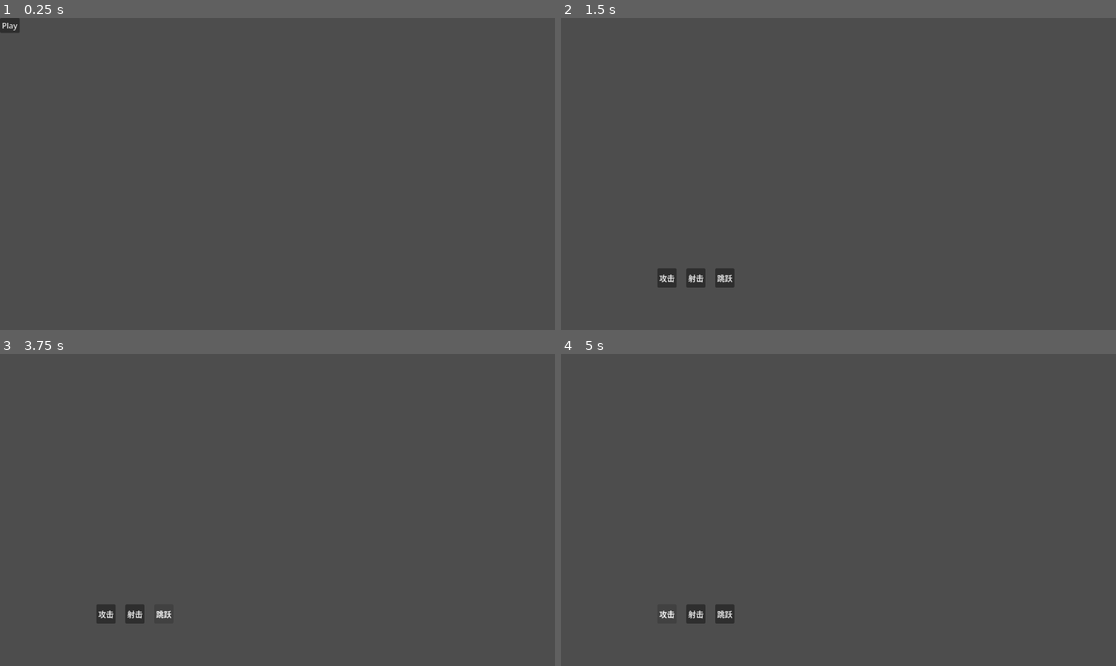
Above: before the commit, frames 1-4 (two rows, left to right).
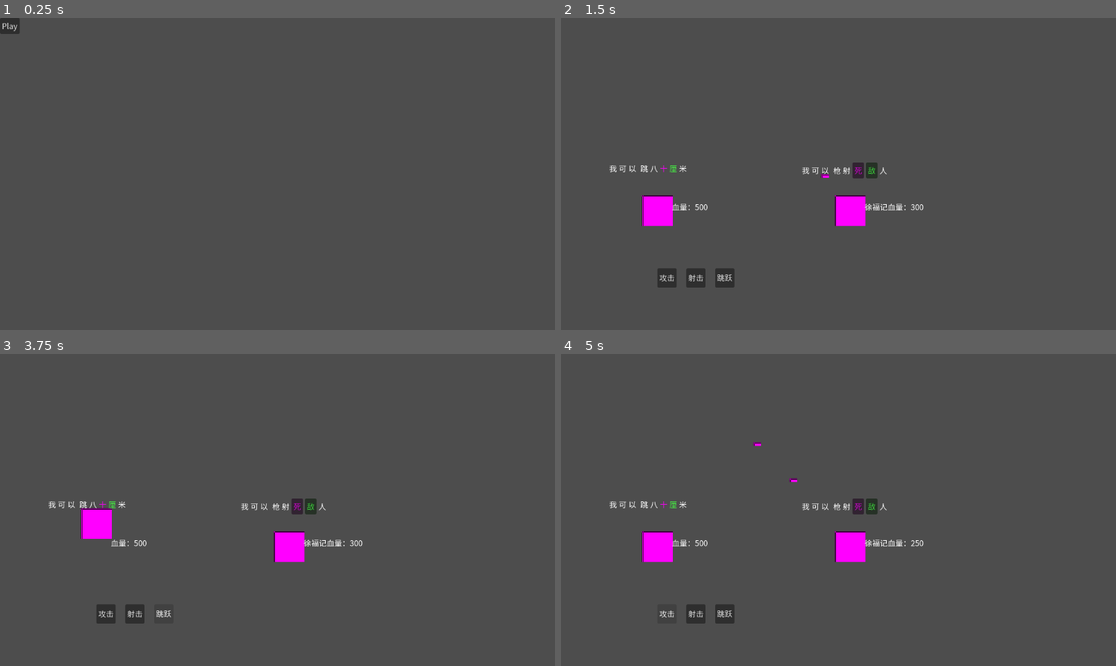
Above: after the commit, the same moments.

Repository: wangcocoo00/ziciyici
Game: Godot game, scene res://scenes/main_menu.tscn
Two runs of this game, one before a commit and one after it. Both use one fixed random seed, a clock stepped at 60 frames per second and the inputs below.
Inputs (mouse positions are in pixels of both pictures, inside the frame that each line leads up to):
- Up to frame 1 (0.25 s): no input
- Up to frame 2 (1.5 s): click "Play" at 0.5 s; click (838, 170) at 1.25 s, where only the run after the commit has a clickable "一"
- Up to frame 3 (3.75 s): click (299, 506) at 2 s, where only the run after the commit has a clickable "死"; click (310, 506) at 2.75 s, where only the run after the commit has a clickable "敌"; click "跳跃" at 3.5 s
- Up to frame 4 (5 s): click "攻击" at 4.25 s

The runs differ from the first frame. In frame 1, less than 0.1% of the frame differs, in the area x 0-4%, y 1-6%; in frame 2, 1.9%; in frame 3, 1.8%; in frame 4, 1.9%, in the area x 8-66%, y 28-85%.

Commit message:
第二次提交

Diff:
--- a/ziciyici/project.godot
+++ b/ziciyici/project.godot
@@ -15,6 +15,10 @@
 config/features=PackedStringArray("4.6", "Forward Plus")
 config/icon="res://icon.svg"
 
+[gui]
+
+theme/custom_font="uid://biffnd0pv2bcc"
+
 [physics]
 
 3d/physics_engine="Jolt Physics"
--- /dev/null
+++ b/ziciyici/resources/chinese_font.tres
@@ -0,0 +1,17 @@
+[gd_resource type="FontFile" format=3 uid="uid://d4nxdvbyle8ak"]
+
+[resource]
+cache/0/variation_coordinates = {}
+cache/0/face_index = 0
+cache/0/embolden = 0.0
+cache/0/transform = Transform2D(1, 0, 0, 1, 0, 0)
+cache/0/spacing_top = 0
+cache/0/spacing_bottom = 0
+cache/0/spacing_space = 0
+cache/0/spacing_glyph = 0
+cache/0/baseline_offset = 0.0
+cache/0/16/0/ascent = 0.0
+cache/0/16/0/descent = 0.0
+cache/0/16/0/underline_position = 0.0
+cache/0/16/0/underline_thickness = 0.0
+cache/0/16/0/scale = 1.0
--- a/ziciyici/resources/enemy_sentence.tres
+++ b/ziciyici/resources/enemy_sentence.tres
@@ -31,6 +31,7 @@
 [sub_resource type="Resource" id="Resource_vxi1l"]
 script = ExtResource("2_51vn6")
 text = "枪"
+can_be_shot = false
 metadata/_custom_type_script = "uid://wpq0rh32h21a"
 
 [sub_resource type="Resource" id="Resource_7chh1"]
--- a/ziciyici/resources/player_sentence.tres
+++ b/ziciyici/resources/player_sentence.tres
@@ -70,10 +70,16 @@
 [sub_resource type="Resource" id="Resource_abddk"]
 script = ExtResource("3_s5nnt")
 type = 2
-attribute = "can_hurt_shooter"
+tag = "ricochet"
 metadata/_custom_type_script = "uid://bb4wrhnr086ep"
 
 [sub_resource type="Resource" id="Resource_yeo5j"]
+script = ExtResource("3_s5nnt")
+type = 2
+tag = "can_hurt_shooter"
+metadata/_custom_type_script = "uid://bb4wrhnr086ep"
+
+[sub_resource type="Resource" id="Resource_mkgk4"]
 script = ExtResource("3_s5nnt")
 target = 1
 attribute = "jump_height"
@@ -84,7 +90,7 @@
 script = ExtResource("2_s5nnt")
 text = "厘"
 highlight_color = Color(0.27450982, 1, 0.26666668, 0.9098039)
-shot_effects = Array[ExtResource("3_s5nnt")]([SubResource("Resource_abddk"), SubResource("Resource_yeo5j")])
+shot_effects = Array[ExtResource("3_s5nnt")]([SubResource("Resource_abddk"), SubResource("Resource_yeo5j"), SubResource("Resource_mkgk4")])
 metadata/_custom_type_script = "uid://wpq0rh32h21a"
 
 [sub_resource type="Resource" id="Resource_7u8fy"]
--- a/ziciyici/scenes/Bullet.tscn
+++ b/ziciyici/scenes/Bullet.tscn
@@ -3,6 +3,9 @@
 [ext_resource type="Script" uid="uid://dp3q3hfm62nf3" path="res://scripts/bullet.gd" id="1_hf8mt"]
 
 [sub_resource type="RectangleShape2D" id="RectangleShape2D_p1sfj"]
+size = Vector2(16, 8)
+
+[sub_resource type="PlaceholderTexture2D" id="PlaceholderTexture2D_hf8mt"]
 size = Vector2(16, 8)
 
 [node name="Bullet" type="Area2D" unique_id=1798329]
@@ -12,3 +15,9 @@
 shape = SubResource("RectangleShape2D_p1sfj")
 
 [node name="Sprite2D" type="Sprite2D" parent="." unique_id=1841447857]
+
+[node name="Sprite2D2" type="Sprite2D" parent="." unique_id=1166302563]
+texture = SubResource("PlaceholderTexture2D_hf8mt")
+
+[connection signal="area_entered" from="." to="." method="_on_area_entered"]
+[connection signal="body_entered" from="." to="." method="_on_body_entered"]
--- a/ziciyici/scenes/battle_xufuji.tscn
+++ b/ziciyici/scenes/battle_xufuji.tscn
@@ -7,6 +7,13 @@
 [ext_resource type="Resource" uid="uid://dvgpadkf3ql8l" path="res://resources/player.tres" id="3_l1kui"]
 [ext_resource type="Resource" uid="uid://duhkqf7do7285" path="res://resources/taunts.tres" id="4_p6tk1"]
 [ext_resource type="PackedScene" uid="uid://dc1wlhupgmgcg" path="res://scenes/Bullet.tscn" id="5_vu1hv"]
+[ext_resource type="FontFile" uid="uid://biffnd0pv2bcc" path="res://resources/NotoSansSC-Regular.ttf" id="8_l1kui"]
+
+[sub_resource type="PlaceholderTexture2D" id="PlaceholderTexture2D_l1kui"]
+size = Vector2(64, 64)
+
+[sub_resource type="PlaceholderTexture2D" id="PlaceholderTexture2D_p6tk1"]
+size = Vector2(64, 64)
 
 [node name="Battle" type="Node2D" unique_id=689843110]
 script = ExtResource("1_uytx1")
@@ -16,25 +23,35 @@
 bullet_scene = ExtResource("5_vu1hv")
 
 [node name="PlayerSprite" type="Sprite2D" parent="." unique_id=2004262358]
+position = Vector2(200, 400)
+texture = SubResource("PlaceholderTexture2D_l1kui")
 
 [node name="EnemySprite" type="Sprite2D" parent="." unique_id=1564758301]
+position = Vector2(600, 400)
+texture = SubResource("PlaceholderTexture2D_p6tk1")
 
 [node name="SentenceUI" type="Control" parent="." unique_id=1557530583]
 layout_mode = 3
-anchors_preset = 0
-offset_right = 40.0
-offset_bottom = 40.0
+anchors_preset = 15
+anchor_right = 1.0
+anchor_bottom = 1.0
+grow_horizontal = 2
+grow_vertical = 2
 script = ExtResource("2_rd5u4")
 
 [node name="EnemySentenceContainer" type="HBoxContainer" parent="SentenceUI" unique_id=1862869488]
 layout_mode = 0
-offset_right = 40.0
-offset_bottom = 40.0
+offset_left = 500.0
+offset_top = 300.0
+offset_right = 500.0
+offset_bottom = 300.0
 
 [node name="PlayerSentenceContainer" type="HBoxContainer" parent="SentenceUI" unique_id=886792692]
 layout_mode = 0
-offset_right = 40.0
-offset_bottom = 40.0
+offset_left = 100.0
+offset_top = 300.0
+offset_right = 100.0
+offset_bottom = 300.0
 
 [node name="FoxPopup" type="CanvasLayer" parent="." unique_id=852023058]
 script = ExtResource("3_28cxp")
@@ -63,17 +80,64 @@
 
 [node name="AttackBtn" type="Button" parent="ActionButtons/HBoxContainer" unique_id=1558428434]
 layout_mode = 2
+theme_override_fonts/font = ExtResource("8_l1kui")
 text = "攻击"
 
 [node name="ShootBtn" type="Button" parent="ActionButtons/HBoxContainer" unique_id=749983760]
 layout_mode = 2
+theme_override_fonts/font = ExtResource("8_l1kui")
 text = "射击"
 
 [node name="JumpBtn" type="Button" parent="ActionButtons/HBoxContainer" unique_id=1282695462]
 layout_mode = 2
+theme_override_fonts/font = ExtResource("8_l1kui")
 text = "跳跃"
+
+[node name="GameOverUI" type="CanvasLayer" parent="." unique_id=1873818336]
+visible = false
+
+[node name="ResultLabel" type="Label" parent="GameOverUI" unique_id=975836803]
+anchors_preset = 8
+anchor_left = 0.5
+anchor_top = 0.5
+anchor_right = 0.5
+anchor_bottom = 0.5
+offset_left = -20.0
+offset_top = -12.5
+offset_right = 20.0
+offset_bottom = 12.5
+grow_horizontal = 2
+grow_vertical = 2
+theme_override_fonts/font = ExtResource("8_l1kui")
+theme_override_font_sizes/font_size = 48
+text = "GameOver"
+
+[node name="RestartBtn" type="Button" parent="GameOverUI" unique_id=1746486183]
+offset_left = 350.0
+offset_top = 300.0
+offset_right = 422.0
+offset_bottom = 333.0
+text = "重新挑战"
+
+[node name="PlayerHPLabel" type="Label" parent="." unique_id=61279231]
+offset_left = 230.0
+offset_top = 380.0
+offset_right = 270.0
+offset_bottom = 405.0
+theme_override_fonts/font = ExtResource("8_l1kui")
+theme_override_font_sizes/font_size = 16
+
+[node name="EnemyHPLabel" type="Label" parent="." unique_id=685025840]
+offset_left = 630.0
+offset_top = 380.0
+offset_right = 670.0
+offset_bottom = 416.0
+theme_override_fonts/font = ExtResource("8_l1kui")
+theme_override_font_sizes/font_size = 16
 
 [connection signal="fox_taunt" from="." to="FoxPopup" method="_on_battle_fox_taunt"]
 [connection signal="sentence_updated" from="." to="SentenceUI" method="_on_battle_sentence_updated"]
+[connection signal="pressed" from="ActionButtons/HBoxContainer/AttackBtn" to="." method="_on_attack_pressed"]
 [connection signal="pressed" from="ActionButtons/HBoxContainer/ShootBtn" to="." method="_on_shoot_pressed"]
 [connection signal="pressed" from="ActionButtons/HBoxContainer/JumpBtn" to="." method="_on_jump_pressed"]
+[connection signal="pressed" from="GameOverUI/RestartBtn" to="." method="_on_restart_pressed"]
--- a/ziciyici/scripts/battle_manager.gd
+++ b/ziciyici/scripts/battle_manager.gd
@@ -7,6 +7,8 @@
 
 extends Node2D
 class_name BattleManager
+@onready var player_hp_label: Label = $PlayerHPLabel
+@onready var enemy_hp_label: Label = $EnemyHPLabel
 
 # ---------------------------------------------------------------------------
 # 导出资源（在 Godot 编辑器中拖入）
@@ -129,6 +131,14 @@
 	for word: WordData in player_config.sentence.words:
 		player_words.append(word.duplicate())
 
+	sentence_updated.emit()
+	update_hp_display()
+
+func update_hp_display() -> void:
+	if player_hp_label:
+		player_hp_label.text = "血量：" + str(player_hp)
+	if enemy_hp_label:
+		enemy_hp_label.text = "徐福记血量：" + str(enemy_hp)
 
 # ===========================================================================
 # 玩家行动
@@ -196,7 +206,9 @@
 		return
 
 	enemy_hp -= player_attack_power
+	update_hp_display()
 	check_victory()
+
 
 	if current_state != State.GAME_OVER:
 		change_state(State.ENEMY_TURN)
@@ -204,6 +216,7 @@
 
 ## 玩家跳跃
 ## 跳跃动画完成后自动切换到敌人回合
+
 func player_jump() -> void:
 	if current_state != State.PLAYER_TURN or is_jumping:
 		return
@@ -211,15 +224,14 @@
 	is_jumping = true
 	player_jump_started.emit(player_jump_height)
 
-	# 获取玩家精灵节点（假设在场景中路径为 ../PlayerSprite）
-	var player_node: Node2D = get_node("../PlayerSprite") as Node2D
+	var player_node: Sprite2D = $PlayerSprite
 	if not player_node:
+		print("错误：找不到 PlayerSprite 节点！")
 		is_jumping = false
 		return
 
 	var start_y: float = player_node.position.y
 
-	# 创建跳跃动画 Tween
 	_tween = create_tween()
 	_tween.set_trans(Tween.TRANS_QUAD)
 	_tween.set_ease(Tween.EASE_OUT)
@@ -229,9 +241,7 @@
 	# 下落
 	_tween.tween_property(player_node, "position:y", start_y, 0.5)
 
-	# 动画完成后恢复状态并切换回合
 	_tween.finished.connect(_on_jump_finished)
-
 
 ## 跳跃完成回调
 func _on_jump_finished() -> void:
@@ -250,8 +260,10 @@
 func _on_enemy_turn() -> void:
 	# 实例化子弹
 	var bullet: Bullet = bullet_scene.instantiate() as Bullet
-	if not bullet:
-		return
+	bullet.position = $EnemySprite.position  # 从敌人位置发射
+	# 如果子弹方向是斜上方，稍微调整发射点
+	if current_shoot_direction.y < 0:
+		bullet.position.y -= 20
 
 	# 设置子弹属性
 	bullet.damage = enemy_damage
@@ -280,12 +292,15 @@
 
 ## 检查双方生命值，判定胜负
 func check_victory() -> void:
+	update_hp_display()
 	if enemy_hp <= 0:
 		current_state = State.GAME_OVER
 		battle_ended.emit(true)
+		_show_game_over(true)
 	elif player_hp <= 0:
 		current_state = State.GAME_OVER
 		battle_ended.emit(false)
+		_show_game_over(false)
 
 
 # ===========================================================================
@@ -306,13 +321,17 @@
 # ===========================================================================
 
 ## 节点退出场景树时清理 Tween，防止内存泄漏
-func _exit_tree() -> void:
-	if _tween and _tween.is_valid():
-		_tween.kill()
-		_tween = null
-
-func _on_attack_pressed() -> void:
-	player_attack()
+func _show_game_over(victory: bool) -> void:
+	var ui = $GameOverUI
+	if not ui:
+		return
+	ui.visible = true
+	var label = ui.get_node("ResultLabel") as Label
+	if label:
+		label.text = "胜利！" if victory else "失败..."
+
+func _on_restart_pressed() -> void:
+	get_tree().reload_current_scene()
 
 
 
@@ -322,3 +341,8 @@
 
 func _on_shoot_pressed() -> void:
 	print("请点击敌人头顶的有色字进行射击")
+
+
+func _on_attack_pressed() -> void:
+	print("攻击按钮被点击了")
+	player_attack()# Replace with function body.
--- a/ziciyici/scripts/bullet.gd
+++ b/ziciyici/scripts/bullet.gd
@@ -1,96 +1,83 @@
-# ============================================
-# 文件: bullet.gd
-# 功能: 子弹逻辑，包含飞行、边界反弹/销毁、碰撞伤害
-# 依赖: 玩家节点需在 "player" group，敌人节点需在 "enemy" group
-# 信号: bullet_finished() - 子弹销毁时发出
-# ============================================
+class_name Bullet
+extends Area2D
 
-extends Area2D
-class_name Bullet
-
-## 子弹飞行速度（像素/秒）
+# ==================== 属性 ====================
 @export var speed: float = 400.0
-
-## 子弹飞行方向（归一化向量）
 @export var direction: Vector2 = Vector2.LEFT
-
-## 子弹伤害值
 @export var damage: int = 99999
-
-## 是否可伤害发射者自身（反弹后设为 true）
 @export var can_hurt_shooter: bool = false
-
-## 是否具有弹射能力（击中边界后反弹）
 @export var is_ricochet: bool = false
 
-## 子弹销毁时发出，通知管理器回收
+# 屏幕宽度边界（左墙为反弹镜，右墙子弹消失）
+const LEFT_WALL_X: float = 0.0
+var screen_width: float = 1024.0  # 默认，会在 _ready 中获取实际值
+
+# ==================== 信号 ====================
 signal bullet_finished()
 
+# ==================== 初始化 ====================
+func _ready() -> void:
+	# 获取实际视口宽度
+	var viewport_rect = get_viewport().get_visible_rect()
+	screen_width = viewport_rect.size.x
+	# 设置初始位置（从敌人位置发射，脚本外部设置 position）
 
-func _ready() -> void:
-	# 连接 area_entered 信号检测碰撞
-	area_entered.connect(_on_area_entered)
+# ==================== 物理更新 ====================
+func _physics_process(delta: float) -> void:
+	position += direction * speed * delta
 
+	# 左边界反弹或销毁
+	if position.x <= LEFT_WALL_X:
+		if is_ricochet and not can_hurt_shooter:
+			direction.x *= -1
+			can_hurt_shooter = true
+			# 反弹后稍微进入安全区域防止再次触发
+			position.x = LEFT_WALL_X + 1
+		else:
+			queue_free()
+			bullet_finished.emit()
+			return
 
-func _physics_process(delta: float) -> void:
-	# 安全校验：节点不在场景树中时不处理
+	# 右边界销毁
+	if position.x >= screen_width:
+		queue_free()
+		bullet_finished.emit()
+		return
+
+# ==================== 碰撞检测 ====================
+func _on_area_entered(area: Area2D) -> void:
+	# 这个方法在子弹的 Area2D 与其他 Area2D 重叠时调用
+	# 我们需要判断碰撞对象是玩家还是敌人，并造成伤害
+	_check_hit(area)
+
+func _on_body_entered(body: Node2D) -> void:
+	# 如果子弹的碰撞层设置为与身体碰撞，这里会触发
+	_check_hit(body)
+
+func _check_hit(node: Node) -> void:
 	if not is_inside_tree():
 		return
 
-	# 更新子弹位置
-	position += direction * speed * delta
-
-	# 获取屏幕宽度用于边界检测
-	var screen_width: float = ProjectSettings.get_setting("display/window/size/viewport_width", 1152)
-
-	# 左边界检测
-	if position.x <= 0:
-		if is_ricochet and not can_hurt_shooter:
-			# 弹射：反转水平方向，标记可伤害发射者
-			direction.x *= -1
-			can_hurt_shooter = true
-			return
-		else:
-			# 非弹射或已反弹过一次：销毁
-			_destroy()
-			return
-
-	# 右边界检测
-	if position.x >= screen_width:
-		_destroy()
+	# 获取 BattleManager
+	var battle: BattleManager = get_parent() as BattleManager
+	if not battle:
+		queue_free()
+		bullet_finished.emit()
 		return
 
-
-## 碰撞检测回调
-func _on_area_entered(area: Area2D) -> void:
-	# 安全校验
-	if not is_inside_tree():
+	# 判断是否碰到玩家
+	if node.name == "PlayerSprite":
+		if not battle.is_jumping:
+			battle.player_hp -= damage
+			battle.check_victory()
+			queue_free()
+			bullet_finished.emit()
 		return
 
-	# 与玩家碰撞（玩家需在 "player" group）
-	if area.is_in_group("player") and not can_hurt_shooter:
-		# 玩家扣血（假设玩家有 take_damage 方法）
-		if area.has_method("take_damage"):
-			area.take_damage(damage)
-		_destroy()
+	# 判断是否碰到敌人
+	if node.name == "EnemySprite" and can_hurt_shooter:
+		battle.enemy_hp -= damage
+		battle.check_victory()
+		queue_free()
+		bullet_finished.emit()
 		return
-
-	# 与敌人碰撞且子弹可伤害发射者（反弹后）
-	if area.is_in_group("enemy") and can_hurt_shooter:
-		if area.has_method("take_damage"):
-			area.take_damage(damage)
-		_destroy()
-		return
-
-
-## 安全销毁子弹
-func _destroy() -> void:
-	# 断开信号避免重复触发
-	if area_entered.is_connected(_on_area_entered):
-		area_entered.disconnect(_on_area_entered)
-
-	# 发出销毁信号
-	bullet_finished.emit()
-
-	# 从场景树移除
-	queue_free()
--- a/ziciyici/scripts/sentence_ui.gd
+++ b/ziciyici/scripts/sentence_ui.gd
@@ -1,66 +1,67 @@
-# ============================================
-# 文件: sentence_ui.gd
-# 功能: 句子 UI，显示敌人和玩家的字，玩家字可点击射击
-# 依赖: scripts/word_data.gd (WordData)
-# 信号: slot_clicked(slot: int) - 玩家点击某个字时发出
-# ============================================
+class_name SentenceUI
+extends Control
 
-extends Control
-class_name SentenceUI
+# ==================== 引用 ====================
+@onready var enemy_container: HBoxContainer = $EnemySentenceContainer
+@onready var player_container: HBoxContainer = $PlayerSentenceContainer
 
-## 敌人句子容器（HBoxContainer），显示敌人句子的每个字
-@onready var enemy_sentence_container: HBoxContainer = $EnemySentenceContainer
+# ==================== 信号 ====================
 
-## 玩家句子容器（HBoxContainer），显示玩家可射击的字
-@onready var player_sentence_container: HBoxContainer = $PlayerSentenceContainer
+# ==================== 初始化 ====================
+func _ready() -> void:
+	# 连接 BattleManager 的句子更新信号
+	var battle: BattleManager = get_parent() as BattleManager
+	if battle:
+		battle.sentence_updated.connect(refresh_display)
+		# 立即刷新一次（数据可能已准备好）
+		refresh_display()
 
-## 玩家点击某个字时发出，参数为字在数组中的索引
-signal slot_clicked(slot: int)
+# ==================== 刷新显示 ====================
+func refresh_display() -> void:
+	var battle: BattleManager = get_parent() as BattleManager
+	if not battle:
+		return
 
-
-## 刷新显示内容
-## @param enemy_words: 敌人句子的文字数组（仅用于显示）
-## @param player_words: 玩家句子的 WordData 数组（可点击射击）
-func refresh_display(enemy_words: Array[String], player_words: Array[WordData]) -> void:
-	# 清空两个容器
-	_clear_container(enemy_sentence_container)
-	_clear_container(player_sentence_container)
-
-	# 渲染敌人句子（纯文本 Label）
-	for word_text: String in enemy_words:
-		var label: Label = Label.new()
-		label.text = word_text
-		label.horizontal_alignment = HORIZONTAL_ALIGNMENT_CENTER
-		label.vertical_alignment = VERTICAL_ALIGNMENT_CENTER
-		enemy_sentence_container.add_child(label)
-
-	# 渲染玩家句子（可点击 Button）
-	for i: int in player_words.size():
-		var word: WordData = player_words[i]
-		var button: Button = Button.new()
-		button.text = word.text
-		button.modulate = word.highlight_color
-		button.horizontal_alignment = HORIZONTAL_ALIGNMENT_CENTER
-		button.vertical_alignment = VERTICAL_ALIGNMENT_CENTER
-
-		# 连接点击信号，传递索引
-		var slot_index: int = i
-		button.pressed.connect(_on_slot_pressed.bind(slot_index))
-
-		player_sentence_container.add_child(button)
-
-
-## 清空容器中所有子节点
-func _clear_container(container: HBoxContainer) -> void:
-	for child: Node in container.get_children():
-		container.remove_child(child)
+	# 清空容器
+	for child in enemy_container.get_children():
+		child.queue_free()
+	for child in player_container.get_children():
 		child.queue_free()
 
+	# 遍历所有槽位
+	for i in range(battle.enemy_sentence.size()):
+		var enemy_text: String = battle.enemy_sentence[i]
+		var player_word: WordData = battle.player_words[i] if i < battle.player_words.size() else null
 
-## 字槽点击回调，发出 slot_clicked 信号
-func _on_slot_pressed(slot: int) -> void:
-	slot_clicked.emit(slot)
+		# 敌人文字 Label / Button
+		var enemy_label: Control
+		if player_word and player_word.can_be_shot:
+			# 可射击：创建按钮，点击后触发射击
+			var btn := Button.new()
+			btn.text = enemy_text
+			btn.modulate = player_word.highlight_color
+			btn.pressed.connect(_on_enemy_word_clicked.bind(i))
+			enemy_label = btn
+		else:
+			# 不可射击：普通 Label
+			var lbl := Label.new()
+			lbl.text = enemy_text
+			lbl.modulate = Color.WHITE
+			enemy_label = lbl
 
+		enemy_container.add_child(enemy_label)
 
-func _on_battle_sentence_updated() -> void:
-	pass # Replace with function body.
+		# 玩家文字 Label
+		var player_label := Label.new()
+		if player_word:
+			player_label.text = player_word.text
+			player_label.modulate = player_word.highlight_color
+		else:
+			player_label.text = ""
+		player_container.add_child(player_label)
+
+# ==================== 事件 ====================
+func _on_enemy_word_clicked(slot: int) -> void:
+	var battle: BattleManager = get_parent() as BattleManager
+	if battle:
+		battle.player_shoot(slot)
Binary file added: ziciyici/resources/NotoSansSC-Regular.ttf
Not shown, added: ziciyici/resources/NotoSansSC-Regular.ttf.import
Not shown, changed: ziciyici/.DS_Store
